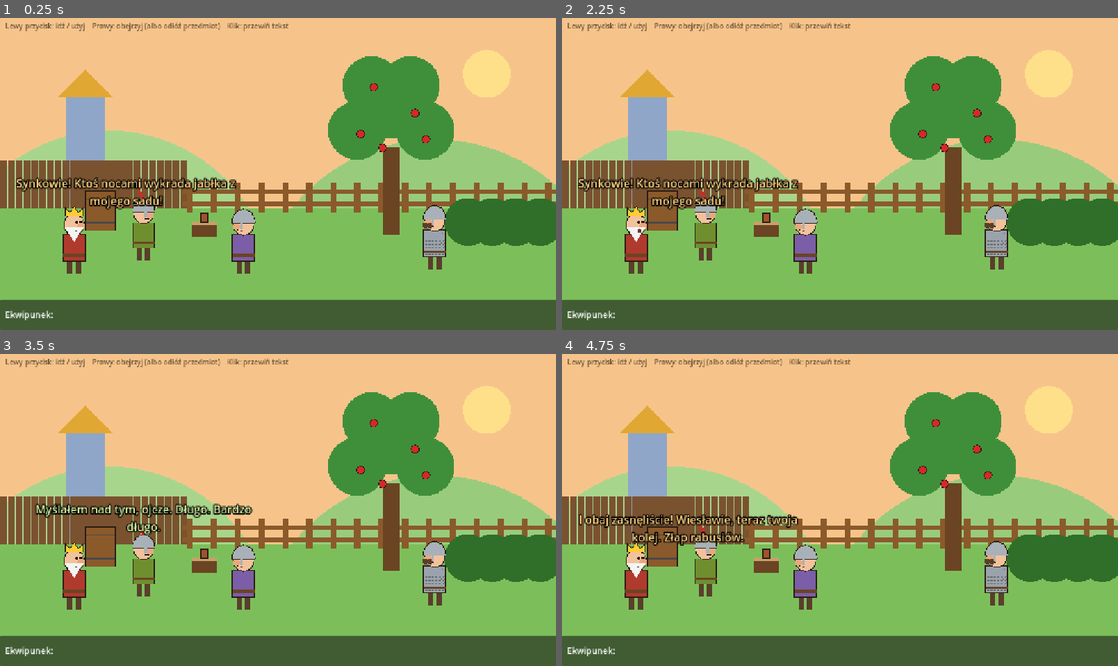
Above: before the commit, frames 1-4 (two rows, left to right).
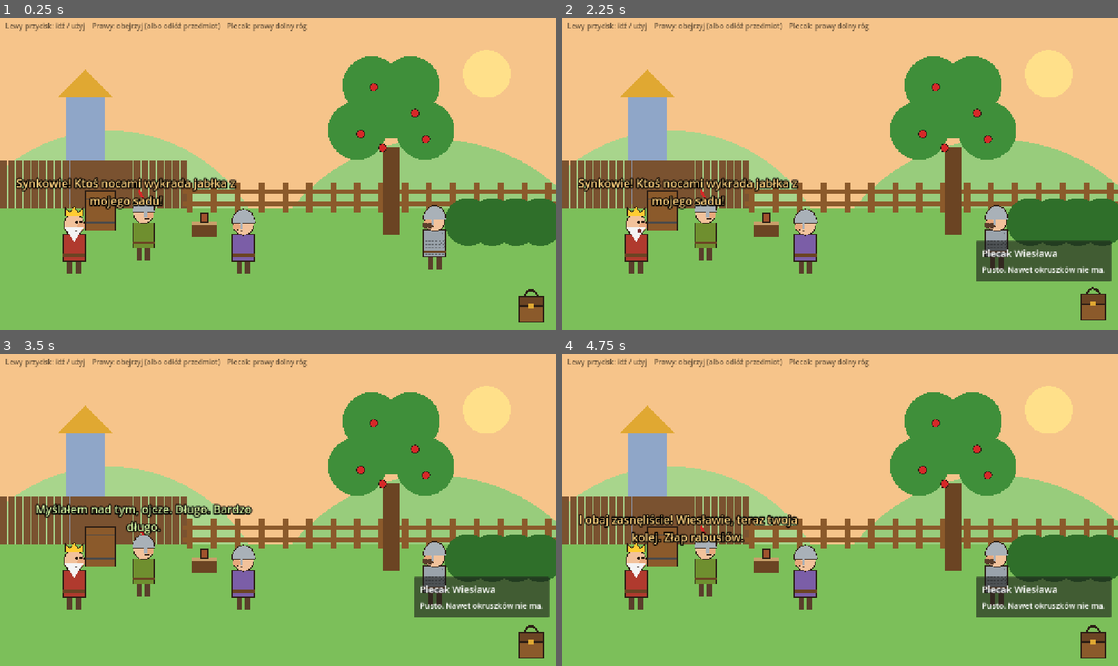
Above: after the commit, the same moments.

Repository: Kiczu/wiesiu-game
Game: Godot game, scene res://scenes/main.tscn
The game is run twice, just before and just after one commit, with the same random seed, the same clock (stepped at 60 frames per second) and the same inputs.
Inputs (mouse positions are in pixels of both pictures, inside the frame that each line leads up to):
- Up to frame 1 (0.25 s): no input
- Up to frame 2 (2.25 s): click (1090, 305) at 0.52 s; click (1090, 305) at 1.27 s; click (1090, 305) at 2.02 s
- Up to frame 3 (3.5 s): tap Enter at 2.75 s; move the mouse to (400, 494) at 2.77 s; click (400, 494) at 2.92 s
- Up to frame 4 (4.75 s): move the mouse to (728, 525) at 3.52 s; click (728, 525) at 3.67 s; tap Space at 4.25 s; move the mouse to (895, 441) at 4.27 s; click (895, 441) at 4.42 s

The runs differ from the first frame. In frame 1, 10% of the frame differs, in the area x 0-100%, y 1-100%; in frame 2, 13%; in frame 3, 13%; in frame 4, 13%.

Commit message:
feat(ui): move the inventory into a backpack

Diff:
--- a/scripts/main.gd
+++ b/scripts/main.gd
@@ -48,6 +48,9 @@
 		return
 	if busy or ui.is_end_shown():
 		return
+	if ui.is_inventory_open():
+		ui.toggle_inventory()
+		return
 	var point := get_global_mouse_position()
 	var h := room.hotspot_at(point)
 	if event.button_index == MOUSE_BUTTON_RIGHT:
--- a/scripts/ui.gd
+++ b/scripts/ui.gd
@@ -5,13 +5,15 @@
 signal choice_made(index: int)
 
 const SCREEN := Vector2(1280, 720)
-const BAR_HEIGHT := 70.0
+const BACKPACK_SIZE := Vector2(84, 84)
 
 var selected_item := ""
 
 var _hover_label: Label
 var _speech: Label
-var _inventory_box: HBoxContainer
+var _backpack: BackpackButton
+var _inventory_panel: PanelContainer
+var _inventory_grid: GridContainer
 var _choices: VBoxContainer
 var _end_screen: Control
 var _end_title: Label
@@ -79,7 +81,17 @@
 
 func select_item(id: String) -> void:
 	selected_item = id
+	if id != "":
+		_inventory_panel.hide()
 	_refresh_inventory()
+
+
+func is_inventory_open() -> bool:
+	return _inventory_panel.visible
+
+
+func toggle_inventory() -> void:
+	_inventory_panel.visible = not _inventory_panel.visible
 
 
 func _process(_delta: float) -> void:
@@ -87,22 +99,31 @@
 
 
 func _refresh_inventory() -> void:
-	for child in _inventory_box.get_children():
-		if child is Button:
-			child.queue_free()
+	for child in _inventory_grid.get_children():
+		child.queue_free()
 	for id in Game.inventory:
 		var button := Button.new()
 		button.text = Game.item_name(id)
 		button.icon = _color_icon(Game.ITEMS[id]["color"])
+		button.icon_alignment = HORIZONTAL_ALIGNMENT_CENTER
+		button.vertical_icon_alignment = VERTICAL_ALIGNMENT_TOP
+		button.custom_minimum_size = Vector2(150, 110)
 		button.toggle_mode = true
 		button.button_pressed = id == selected_item
-		button.add_theme_font_size_override("font_size", 20)
+		button.add_theme_font_size_override("font_size", 18)
 		button.pressed.connect(func() -> void: select_item("" if selected_item == id else id))
-		_inventory_box.add_child(button)
+		_inventory_grid.add_child(button)
+	if Game.inventory.is_empty():
+		var empty := Label.new()
+		empty.text = "Pusto. Nawet okruszków nie ma."
+		empty.add_theme_font_size_override("font_size", 18)
+		_inventory_grid.add_child(empty)
+	_backpack.count = Game.inventory.size()
+	_backpack.selected_color = Game.ITEMS[selected_item]["color"] if selected_item != "" else Color.TRANSPARENT
 
 
 func _color_icon(color: Color) -> Texture2D:
-	var image := Image.create(28, 28, false, Image.FORMAT_RGBA8)
+	var image := Image.create(48, 48, false, Image.FORMAT_RGBA8)
 	image.fill(color)
 	return ImageTexture.create_from_image(image)
 
@@ -119,24 +140,41 @@
 
 func _build() -> void:
 	var hint := Label.new()
-	hint.text = "Lewy przycisk: idź / użyj    Prawy: obejrzyj (albo odłóż przedmiot)    Klik: przewiń tekst"
+	hint.text = "Lewy przycisk: idź / użyj    Prawy: obejrzyj (albo odłóż przedmiot)    Plecak: prawy dolny róg"
 	hint.position = Vector2(12, 8)
 	hint.add_theme_font_size_override("font_size", 16)
 	hint.add_theme_color_override("font_color", Color(0, 0, 0, 0.6))
 	hint.mouse_filter = Control.MOUSE_FILTER_IGNORE
 	add_child(hint)
 
-	var bar := PanelContainer.new()
-	bar.position = Vector2(0, SCREEN.y - BAR_HEIGHT)
-	bar.size = Vector2(SCREEN.x, BAR_HEIGHT)
-	add_child(bar)
-	_inventory_box = HBoxContainer.new()
-	_inventory_box.add_theme_constant_override("separation", 12)
-	bar.add_child(_inventory_box)
+	_backpack = BackpackButton.new()
+	_backpack.position = SCREEN - BACKPACK_SIZE - Vector2(16, 16)
+	_backpack.size = BACKPACK_SIZE
+	_backpack.tooltip_text = "Plecak"
+	_backpack.pressed.connect(toggle_inventory)
+	add_child(_backpack)
+
+	_inventory_panel = PanelContainer.new()
+	_inventory_panel.hide()
+	add_child(_inventory_panel)
+	var padding := MarginContainer.new()
+	for side in ["left", "right", "top", "bottom"]:
+		padding.add_theme_constant_override("margin_" + side, 14)
+	_inventory_panel.add_child(padding)
+	var inventory_box := VBoxContainer.new()
+	inventory_box.add_theme_constant_override("separation", 10)
+	padding.add_child(inventory_box)
 	var title := Label.new()
-	title.text = "  Ekwipunek:"
-	title.add_theme_font_size_override("font_size", 20)
-	_inventory_box.add_child(title)
+	title.text = "Plecak Wiesława"
+	title.add_theme_font_size_override("font_size", 22)
+	inventory_box.add_child(title)
+	_inventory_grid = GridContainer.new()
+	_inventory_grid.columns = 4
+	_inventory_grid.add_theme_constant_override("h_separation", 8)
+	_inventory_grid.add_theme_constant_override("v_separation", 8)
+	inventory_box.add_child(_inventory_grid)
+	_inventory_panel.resized.connect(func() -> void:
+		_inventory_panel.position = _backpack.position + Vector2(BACKPACK_SIZE.x, 0) - _inventory_panel.size - Vector2(0, 12))
 
 	_speech = Label.new()
 	_speech.size = Vector2(560, 160)
@@ -187,3 +225,35 @@
 	again.add_theme_font_size_override("font_size", 24)
 	again.pressed.connect(func() -> void: restart_requested.emit())
 	box.add_child(again)
+
+
+class BackpackButton extends Button:
+	var count := 0:
+		set(value):
+			count = value
+			queue_redraw()
+	var selected_color := Color.TRANSPARENT:
+		set(value):
+			selected_color = value
+			queue_redraw()
+
+	func _init() -> void:
+		flat = true
+		focus_mode = Control.FOCUS_NONE
+
+	func _draw() -> void:
+		var outline := Color("2b1d14")
+		var lift := -4.0 if is_hovered() else 0.0
+		var body := Rect2(Vector2(14, 22 + lift), Vector2(56, 58))
+		draw_arc(Vector2(42, 22 + lift), 14, PI, TAU, 16, outline, 5.0)
+		draw_rect(body, Color("8b5a2b"))
+		draw_rect(body, outline, false, 3.0)
+		draw_rect(Rect2(Vector2(14, 22 + lift), Vector2(56, 22)), Color("6b4423"))
+		draw_rect(Rect2(Vector2(14, 22 + lift), Vector2(56, 22)), outline, false, 3.0)
+		draw_rect(Rect2(Vector2(36, 38 + lift), Vector2(12, 10)), Color("e0a832"))
+		if selected_color.a > 0:
+			draw_circle(Vector2(18, 74), 12, selected_color)
+			draw_arc(Vector2(18, 74), 12, 0, TAU, 16, outline, 2.0)
+		if count > 0:
+			draw_circle(Vector2(70, 18), 13, Color("d62828"))
+			draw_string(ThemeDB.fallback_font, Vector2(64, 25), str(count), HORIZONTAL_ALIGNMENT_LEFT, -1, 18, Color.WHITE)
Not shown, changed: README.md
